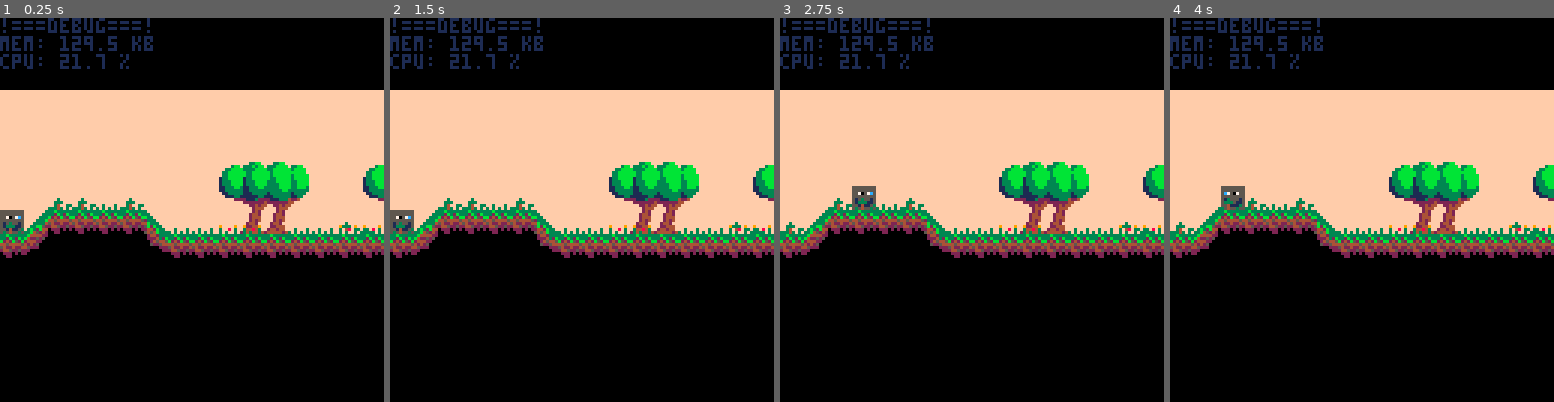
Above: before the commit, frames 1-4 (left to right).
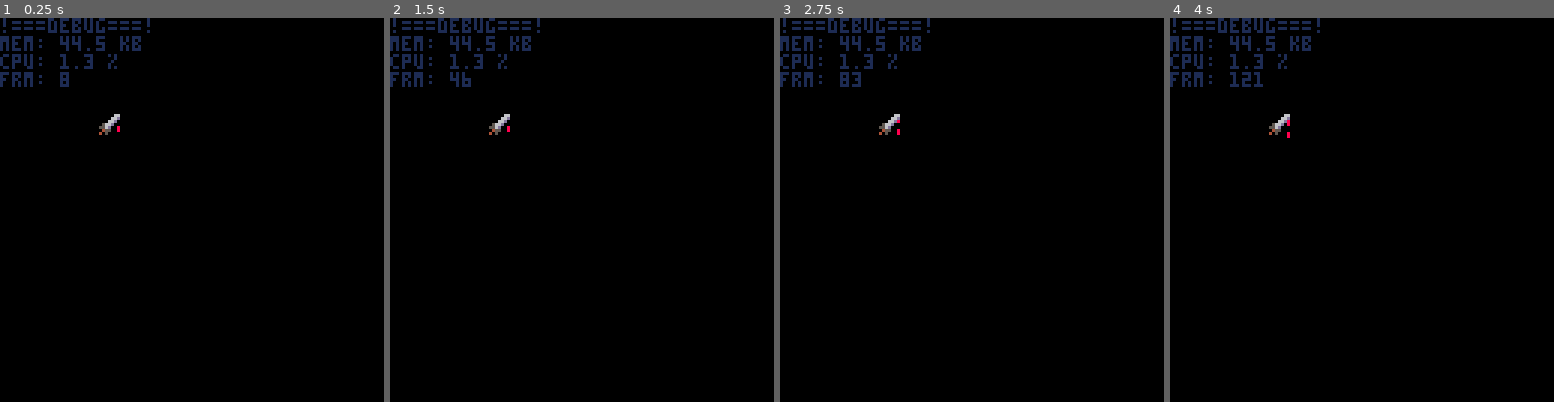
Above: after the commit, the same moments.

Repository: Lucky4Luuk/LD43
Game: PICO-8 cartridge ld43-game.p8
The game is run twice, just before and just after one commit, with the same random seed, the same clock (stepped at 60 frames per second) and the same inputs.
Inputs:
- Up to frame 1 (0.25 s): no input
- Up to frame 2 (1.5 s): no input
- Up to frame 3 (2.75 s): hold Right 1.6-2.1 s; hold Right from 2.47 s (still down)
- Up to frame 4 (4 s): release Right at 3.03 s; hold Left 3.08-3.58 s

The runs differ from the first frame. In frame 1, 42% of the frame differs, in the area x 0-100%, y 4-63%; in frame 2, 42%; in frame 3, 42%; in frame 4, 42%.

Commit message:
added states
state rn is test for sword animation
state game is for gameplay
gonna add state game_load for generating terrain

Diff:
--- a/ld43-game.p8
+++ b/ld43-game.p8
@@ -11,6 +11,9 @@
 local seed=69
 local camx=0
 local camy=0
+local state="test"
+local animdata={sword_test={frame=0,speed=8}}
+local frame=0
 
 function updatemap()
 	h=48
@@ -30,8 +33,27 @@
 		if d==-1 then
 			h-=8
 		end
-		mset(i-1-cx,h/8-1,terrainflowers[i])
-		mset(i-1-cx,h/8-1+19,terrainflowersfg[i])
+		mset(i-1-cx,h/8,n)
+		for y=h/8+1,15 do
+			mset(i-1,y,4)
+		end
+		if n==2 then
+			mset(i-1-cx,h/8+1,16)
+			if terrainflowers[i-1]!=52 then
+				mset(i-1-cx,h/8-1,22)
+			else
+				mset(i-1-cx,h/8-1,37)
+			end
+		elseif n==5 then
+			mset(i-1-cx,h/8+1,17)
+			if terrainflowers[i+1]!=52 then
+				mset(i-1-cx,h/8-1,22)
+			else
+				mset(i-1-cx,h/8-1,35)
+			end
+		end
+		if terrainflowers[i] then mset(i-1-cx,h/8-1,terrainflowers[i]) end
+		if terrainflowersfg[i] then mset(i-1-cx,h/8-1+19,terrainflowersfg[i]) end
 		if terrainflowers[i]==52 then
 			if pd==0 and d==0 and nd==0 and terrainflowers[i-1]!=52 and terrainflowers[i-2]!=52 then
 				terrainflowers[i]=52
@@ -46,10 +68,6 @@
 				mset(i-1-cx,h/8-1,6)
 			end
 		end
-		mset(i-1-cx,h/8,n)
-		for y=h/8+1,15 do
-			mset(i-1,y,4)
-		end
 		if terrainflowersfg[i]==52 then
 			if pd==0 and d==0 and nd==0 and terrainflowersfg[i-1]!=52 and terrainflowersfg[i-2]!=52 then
 				terrainflowersfg[i]=52
@@ -61,15 +79,8 @@
  			mset(i-cx,h/8-3+19,21)
 			else
 				terrainflowersfg[i]=6
-				mset(i-1-cx,h/8-1+19,6)
-			end
-		end
-		if n==2 then
-			mset(i-1-cx,h/8+1,16)
-			mset(i-1-cx,h/8-1,22)
-		elseif n==5 then
-			mset(i-1-cx,h/8+1,17)
-			mset(i-1-cx,h/8-1,22)
+				mset(i-1-cx,h/8-1+19,23)
+			end
 		end
 		h+=d*8
 		if d==-1 then
@@ -102,7 +113,7 @@
 			end
 		end
 		h+=d*8
-		if h/8<1 then
+		if h/8<3 then
 			d=0
 			h+=8
 		end
@@ -141,7 +152,7 @@
 				terrainflowersfg[i]=52
 			else
 				--mset(i-1,h/8-1,6)
-				terrainflowersfg[i]=6
+				terrainflowersfg[i]=23
 			end
 		end
 		--line(i*8,h-d,i*8+8,h,7)
@@ -151,39 +162,60 @@
 end
 
 function _init()
-	gen_terrain(seed)
+	--gen_terrain(seed)
 end
 
 function _update()
-	if btn(0) then
-		x-=1
-		f=true
-		--y+=terrain[max(min(flr(x/8+1.5),16),1)]*-1
+	frame=(frame+1)%32000
+	if state=="test" then
+		animdata.sword_test.frame=flr(frame/animdata.sword_test.speed)%4
+	elseif state=="game" then
+ 	if btn(0) then
+ 		x-=1
+ 		f=true
+ 		--y+=terrain[max(min(flr(x/8+1.5),16),1)]*-1
+ 	end
+ 	if btn(1) then
+ 		x+=1
+ 		f=false
+ 		--y+=terrain[max(min(flr(x/8+1.5),16),1)]
+ 	end
+ 	local y1=terrainh[flr(x+15)]+16
+ 	local y2=terrainh[flr(x+8)]+16
+ 	y=min(y1,y2)
+ 	camx=max(0,x-64)
+ 	camy=min(0,y-52)
 	end
-	if btn(1) then
-		x+=1
-		f=false
-		--y+=terrain[max(min(flr(x/8+1.5),16),1)]
+end
+
+function _draw()
+	if state=="test" then
+		cls()
+		--132,148,164
+		local f = animdata.sword_test.frame
+		if f==0 then
+			spr(132,32,32)
+		elseif f==1 then
+			spr(148,32,32)
+		elseif f==2 then
+			spr(164,32,32)
+		else
+			spr(180,32,32)
+		end
+	elseif state=="game" then
+ 	cls()
+ 	palt(0,false)
+ 	palt(15,false)
+  map(flr(camx/8),0,0-((camx/8)%1)*8,24-camy,17,15)
+ 	sspr(56,0,8,8,x-camx,y-camy,8,8,f,false)
+ 	palt(0,true)
+ 	palt(15,true)
+ 	map(flr(camx/8),16,0-((camx/8)%1)*8,-camy,17,15)
 	end
-	local y1=terrainh[flr(x+15)]+16
-	local y2=terrainh[flr(x+8)]+16
-	y=min(y1,y2)
-	camx=max(0,x-64)
-	camy=min(0,y-52)
-end
-
-function _draw()
-	cls()
-	palt(0,false)
-	palt(15,false)
- map(flr(camx/8),0,0-((camx/8)%1)*8,24-camy,17,15)
-	sspr(56,0,8,8,x-camx,y-camy,8,8,f,false)
-	palt(0,true)
-	palt(15,true)
-	map(flr(camx/8),16,0-((camx/8)%1)*8,-camy,17,15)
 	print("!===debug===!",0,0,1)
 	print("mem: "..tostr(flr(stat(0)+0.5)-0.5).." kb",0,6,1)
 	print("cpu: "..tostr(flr(stat(1)*1000)/10).." %",0,12,1)
+	print("frm: "..tostr(frame),0,18,1)
 	--print("blk: "..tostr(mget(flr(x/8),flr(y/8)+1)),0,18,1)
 end
 
@@ -316,38 +348,38 @@
 
 
 __map__
-1616161616161616161616161616161616161616161616161616161616161616161616161616161616161616161616161616161616161616161616161616161616161616161616161616161616161616161616161616161616161616161616161616161616161616161616161616161616161616161616161616161616161616
-1616161616161616161616161616161616161616161616161616161616161616161616161616161616161616161616161616161616161616161616161616161616161616161616161616161616161616161616161616161616161616161616161616161616161616161616161616161616161616161616161616161616161616
-1616161616161616161616161616161616161616161616161616161616161616161616161616161616161616161616161616161616161616161616161616161616161616161616161616161616161616161616161616161616161616161616161616161616161616161616161616161616161616161616161616161616161616
-1616161616161616161616161616161616161616161616161616161616161616161616161616161616161616161616161616161616161616161616161616161616161616161616161616161616161616161616161616161616161616161616161616161616161616161616161616161616161616161616161616161616161616
-1616161616161616161616161616161616161616161616161616161616161616161616161616161616161616161616161616161616161616161616161616161616161616161616161616161616161616161616161616161616161616161616161616161616161616161616161616161616161616161616161616161616161616
-1616161616161616161616161616161616161616161616161616161616161616161616161616161616161616161616161616161616161616161616161616161616161616161616161616161616161616161616161616161616161616161616161616161616161616161616161616161616161616161616161616161616161616
-1616161616161616161616161616161616161616161616161616161616161616161616161616161616161616161616161616161616161616161616161616161616161616161616161616161616161616161616161616161616161616161616161616161616161616161616161616161616161616161616161616161616161616
-1616161616161616161616161616161616161616161616161616161616161616161616161616161616161616161616161616161616161616161616161616161616161616161616161616161616161616161616161616161616161616161616161616161616161616161616161616161616161616161616161616161616161616
-1616161616161616161616161616161616161616161616161616161616161616161616161616161616161616161616161616161616161616161616161616161616161616161616161616161616161616161616161616161616161616161616161616161616161616161616161616161616161616161616161616161616161616
-1616161616161616161616161616161616161616161616161616161616161616161616161616161616161616161616161616161616161616161616161616161616161616161616161616161616161616161616161616161616161616161616161616161616161616161616161616161616161616161616161616161616161616
-1616161616161616161616161616161616161616161616161616161616161616161616161616161616161616161616161616161616161616161616161616161616161616161616161616161616161616161616161616161616161616161616161616161616161616161616161616161616161616161616161616161616161616
-1616161616161616161616161616161616161616161616161616161616161616161616161616161616161616161616161616161616161616161616161616161616161616161616161616161616161616161616161616161616161616161616161616161616161616161616161616161616161616161616161616161616161616
-1616161616161616161616161616161616161616161616161616161616161616161616161616161616161616161616161616161616161616161616161616161616161616161616161616161616161616161616161616161616161616161616161616161616161616161616161616161616161616161616161616161616161616
-1616161616161616161616161616161616161616161616161616161616161616161616161616161616161616161616161616161616161616161616161616161616161616161616161616161616161616161616161616161616161616161616161616161616161616161616161616161616161616161616161616161616161616
-1616161616161616161616161616161616161616161616161616161616161616161616161616161616161616161616161616161616161616161616161616161616161616161616161616161616161616161616161616161616161616161616161616161616161616161616161616161616161616161616161616161616161616
-1616161616161616161616161616161616161616161616161616161616161616161616161616161616161616161616161616161616161616161616161616161616161616161616161616161616161616161616161616161616161616161616161616161616161616161616161616161616161616161616161616161616161616
-1616161616161616161616161616161616161616161616161616161616161616161616161616161616161616161616161616161616161616161616161616161616161616161616161616161616161616161616161616161616161616161616161616161616161616161616161616161616161616161616161616161616161616
-1616161616161616161616161616161616161616161616161616161616161616161616161616161616161616161616161616161616161616161616161616161616161616161616161616161616161616161616161616161616161616161616161616161616161616161616161616161616161616161616161616161616161616
-1616161616161616161616161616161616161616161616161616161616161616161616161616161616161616161616161616161616161616161616161616161616161616161616161616161616161616161616161616161616161616161616161616161616161616161616161616161616161616161616161616161616161616
-1616161616161616161616161616161616161616161616161616161616161616161616161616161616161616161616161616161616161616161616161616161616161616161616161616161616161616161616161616161616161616161616161616161616161616161616161616161616161616161616161616161616161616
-1616161616161616161616161616161616161616161616161616161616161616161616161616161616161616161616161616161616161616161616161616161616161616161616161616161616161616161616161616161616161616161616161616161616161616161616161616161616161616161616161616161616161616
-1616161616161616161616161616161616161616161616161616161616161616161616161616161616161616161616161616161616161616161616161616161616161616161616161616161616161616161616161616161616161616161616161616161616161616161616161616161616161616161616161616161616161616
-1616161616161616161616161616161616161616161616161616161616161616161616161616161616161616161616161616161616161616161616161616161616161616161616161616161616161616161616161616161616161616161616161616161616161616161616161616161616161616161616161616161616161616
-1616161616161616161616161616161616161616161616161616161616161616161616161616161616161616161616161616161616161616161616161616161616161616161616161616161616161616161616161616161616161616161616161616161616161616161616161616161616161616161616161616161616161616
-1616161616161616161616161616161616161616161616161616161616161616161616161616161616161616161616161616161616161616161616161616161616161616161616161616161616161616161616161616161616161616161616161616161616161616161616161616161616161616161616161616161616161616
-1616161616161616161616161616161616161616161616161616161616161616161616161616161616161616161616161616161616161616161616161616161616161616161616161616161616161616161616161616161616161616161616161616161616161616161616161616161616161616161616161616161616161616
-1616161616161616161616161616161616161616161616161616161616161616161616161616161616161616161616161616161616161616161616161616161616161616161616161616161616161616161616161616161616161616161616161616161616161616161616161616161616161616161616161616161616161616
-1616161616161616161616161616161616161616161616161616161616161616161616161616161616161616161616161616161616161616161616161616161616161616161616161616161616161616161616161616161616161616161616161616161616161616161616161616161616161616161616161616161616161616
-1616161616161616161616161616161616161616161616161616161616161616161616161616161616161616161616161616161616161616161616161616161616161616161616161616161616161616161616161616161616161616161616161616161616161616161616161616161616161616161616161616161616161616
-1616161616161616161616161616161616161616161616161616161616161616161616161616161616161616161616161616161616161616161616161616161616161616161616161616161616161616161616161616161616161616161616161616161616161616161616161616161616161616161616161616161616161616
-1616161616161616161616161616161616161616161616161616161616161616161616161616161616161616161616161616161616161616161616161616161616161616161616161616161616161616161616161616161616161616161616161616161616161616161616161616161616161616161616161616161616161616
-1616161616161616161616161616161616161616161616161616161616161616161616161616161616161616161616161616161616161616161616161616161616161616161616161616161616161616161616161616161616161616161616161616161616161616161616161616161616161616161616161616161616161616
-
-
-
+1600000000000000000016161616161616161616161616161616161616161616161616161616161616161616161616161616161616161616161616161616161616161616161616161616161616161616161616161616161616161616161616161616161616161616161616161616161616161616161616161616161616161616
+1600808182830000000016161616161616161616161616161616161616161616161616161616161616161616161616161616161616161616161616161616161616161616161616161616161616161616161616161616161616161616161616161616161616161616161616161616161616161616161616161616161616161616
+16009091919300a1920016161616161616161616161616161616161616161616161616161616161616161616161616161616161616161616161616161616161616161616161616161616161616161616161616161616161616161616161616161616161616161616161616161616161616161616161616161616161616161616
+1600a09191a300a2000016161616161616161616161616161616161616161616161616161616161616161616161616161616161616161616161616161616161616161616161616161616161616161616161616161616161616161616161616161616161616161616161616161616161616161616161616161616161616161616
+1600b0b1b1b30000000016161616161616161616161616161616161616161616161616161616161616161616161616161616161616161616161616161616161616161616161616161616161616161616161616161616161616161616161616161616161616161616161616161616161616161616161616161616161616161616
+1600000000000000000016161616161616161616161616161616161616161616161616161616161616161616161616161616161616161616161616161616161616161616161616161616161616161616161616161616161616161616161616161616161616161616161616161616161616161616161616161616161616161616
+1616161616161616161616161616161616161616161616161616161616161616161616161616161616161616161616161616161616161616161616161616161616161616161616161616161616161616161616161616161616161616161616161616161616161616161616161616161616161616161616161616161616161616
+1616161616161616161616161616161616161616161616161616161616161616161616161616161616161616161616161616161616161616161616161616161616161616161616161616161616161616161616161616161616161616161616161616161616161616161616161616161616161616161616161616161616161616
+1616161616161616161616161616161616161616161616161616161616161616161616161616161616161616161616161616161616161616161616161616161616161616161616161616161616161616161616161616161616161616161616161616161616161616161616161616161616161616161616161616161616161616
+1616161616161616161616161616161616161616161616161616161616161616161616161616161616161616161616161616161616161616161616161616161616161616161616161616161616161616161616161616161616161616161616161616161616161616161616161616161616161616161616161616161616161616
+16161616161616163c3c3c2c2c2c2c2c16161616161616161616161616161616161616161616161616161616161616161616161616161616161616161616161616161616161616161616161616161616161616161616161616161616161616161616161616161616161616161616161616161616161616161616161616161616
+16161616161616163c2d3c2c2c2c2b2c16161616161616161616161616161616161616161616161616161616161616161616161616161616161616161616161616161616161616161616161616161616161616161616161616161616161616161616161616161616161616161616161616161616161616161616161616161616
+16160c382939293a3c3b3c2c2c2c3b2c16161616161616161616161616161616161616161616161616161616161616161616161616161616161616161616161616161616161616161616161616161616161616161616161616161616161616161616161616161616161616161616161616161616161616161616161616161616
+0101010101010101010101010101010101010101010116161616161616161616161616161616161616161616161616161616161616161616161616161616161616161616161616161616161616161616161616161616161616161616161616161616161616161616161616161616161616161616161616161616161616161616
+0404040404040404040404040404040404040404040416161616161616161616161616161616161616161616161616161616161616161616161616161616161616161616161616161616161616161616161616161616161616161616161616161616161616161616161616161616161616161616161616161616161616161616
+0404040404040404040404040404040404040404040416161616161616161616161616161616161616161616161616161616161616161616161616161616161616161616161616161616161616161616161616161616161616161616161616161616161616161616161616161616161616161616161616161616161616161616
+0404040404040404040404040404040404040404040416161616161616161616161616161616161616161616161616161616161616161616161616161616161616161616161616161616161616161616161616161616161616161616161616161616161616161616161616161616161616161616161616161616161616161616
+0404040404040404040404040404040404040404040416161616161616161616161616161616161616161616161616161616161616161616161616161616161616161616161616161616161616161616161616161616161616161616161616161616161616161616161616161616161616161616161616161616161616161616
+1616161616161616161616161616161616161616161616161616161616161616161616161616161616161616161616161616161616161616161616161616161616161616161616161616161616161616161616161616161616161616161616161616161616161616161616161616161616161616161616161616161616161616
+1616161616161616161616161616161616161616161616161616161616161616161616161616161616161616161616161616161616161616161616161616161616161616161616161616161616161616161616161616161616161616161616161616161616161616161616161616161616161616161616161616161616161616
+1616161616161616161616161616161616161616161616161616161616161616161616161616161616161616161616161616161616161616161616161616161616161616161616161616161616161616161616161616161616161616161616161616161616161616161616161616161616161616161616161616161616161616
+1616161616161616161616161616161616161616161616161616161616161616161616161616161616161616161616161616161616161616161616161616161616161616161616161616161616161616161616161616161616161616161616161616161616161616161616161616161616161616161616161616161616161616
+1616161616161616161616161616161616161616161616161616161616161616161616161616161616161616161616161616161616161616161616161616161616161616161616161616161616161616161616161616161616161616161616161616161616161616161616161616161616161616161616161616161616161616
+1616161616161616161616161616161616161616161616161616161616161616161616161616161616161616161616161616161616161616161616161616161616161616161616161616161616161616161616161616161616161616161616161616161616161616161616161616161616161616161616161616161616161616
+1616161616161616161616161616161616161616161616161616161616161616161616161616161616161616161616161616161616161616161616161616161616161616161616161616161616161616161616161616161616161616161616161616161616161616161616161616161616161616161616161616161616161616
+1616161616161616161616161616161616161616161616161616161616161616161616161616161616161616161616161616161616161616161616161616161616161616161616161616161616161616161616161616161616161616161616161616161616161616161616161616161616161616161616161616161616161616
+1616161616161616161616161616161616161616161616161616161616161616161616161616161616161616161616161616161616161616161616161616161616161616161616161616161616161616161616161616161616161616161616161616161616161616161616161616161616161616161616161616161616161616
+1616161616161616161616161616161616161616161616161616161616161616161616161616161616161616161616161616161616161616161616161616161616161616161616161616161616161616161616161616161616161616161616161616161616161616161616161616161616161616161616161616161616161616
+1616161616161616161616161616161616161616161616161616161616161616161616161616161616161616161616161616161616161616161616161616161616161616161616161616161616161616161616161616161616161616161616161616161616161616161616161616161616161616161616161616161616161616
+1616161616161616161616161616161616161616161616161616161616161616161616161616161616161616161616161616161616161616161616161616161616161616161616161616161616161616161616161616161616161616161616161616161616161616161616161616161616161616161616161616161616161616
+1616161616161616161616161616161616161616161616161616161616161616161616161616161616161616161616161616161616161616161616161616161616161616161616161616161616161616161616161616161616161616161616161616161616161616161616161616161616161616161616161616161616161616
+1616161616161616161616161616161616161616161616161616161616161616161616161616161616161616161616161616161616161616161616161616161616161616161616161616161616161616161616161616161616161616161616161616161616161616161616161616161616161616161616161616161616161616
+
+
+
Not shown, changed: 64 lines of the sprite sheet (__gfx__) section of ld43-game.p8
